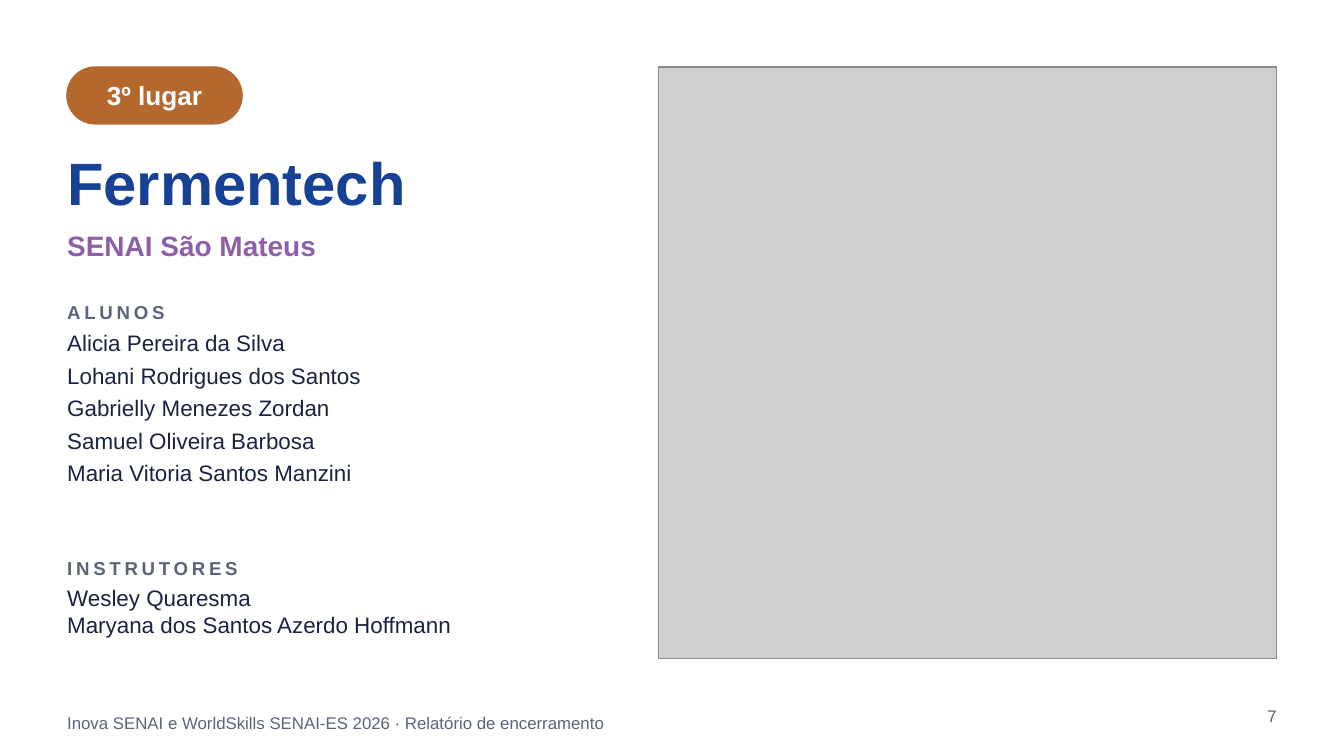
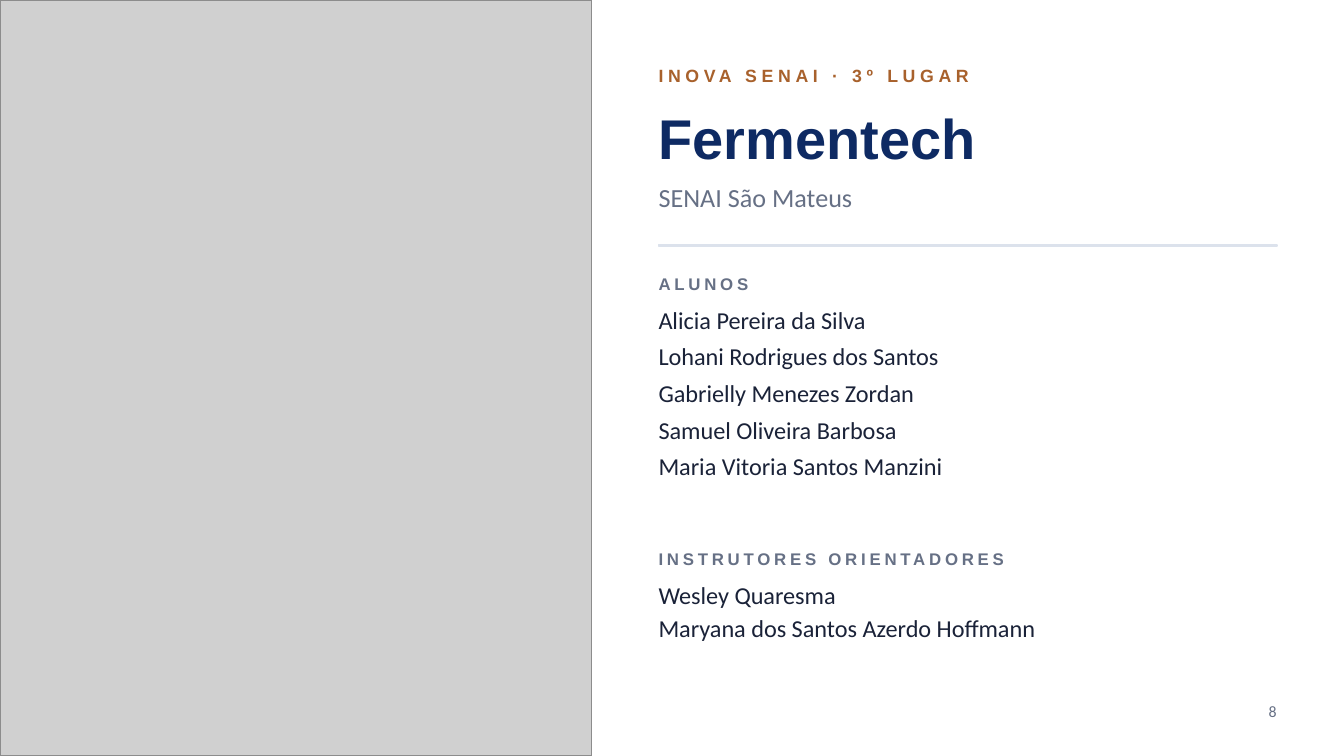
Before and after one commit to renissonsouza-crypto/07-10-26, a slide deck: slide 8 of relatorio-encerramento/Relatorio_Encerramento_Inova_WorldSkills_ES_2026.pptx (slide 7 before the commit). Drawn at 1344x756 pixels with LibreOffice and Linux fonts; fonts in the diff are those of the drawing; grey boxes stand for pictures. Boxes give left, top, right and bottom in pixels: in the first picture for what was removed or moved away, otherwise in the second. Text is boxed around its words. In the diff, an @@ line names an element or a change of style, - is before the commit and + after.

```diff
--- a/relatorio-encerramento/Relatorio_Encerramento_Inova_WorldSkills_ES_2026.pptx
+++ b/relatorio-encerramento/Relatorio_Encerramento_Inova_WorldSkills_ES_2026.pptx
@@ picture: place and size @@
-picture at (659, 67, 1277, 659)
+picture at (0, 0, 591, 755)
@@ rounded rectangle removed at (67, 67, 242, 124) @@
@@ text at (107, 86, 202, 111): text changed; size 14 to 9.5 pt; text colour #FFFFFF to #A8612C @@
-3º lugar
+INOVA SENAI · 3º LUGAR
@@ text "Fermentech": place and size @@
-text "Fermentech" at (67, 161, 405, 206)
+text "Fermentech" at (659, 118, 976, 160)
@@ text "Fermentech" at (659, 118, 976, 160): size 32 to 30 pt, text colour #164194 to #0E2A63 @@
@@ text "SENAI São Mateus": place and size @@
-text "SENAI São Mateus" at (67, 236, 315, 257)
+text "SENAI São Mateus" at (659, 189, 852, 207)
@@ text "SENAI São Mateus" at (659, 189, 852, 207): size 15 to 14 pt, font Arial to Calibri, text colour #8E5FA8 to #667085, bold off @@
@@ text "ALUNOS": place and size @@
-text "ALUNOS" at (67, 306, 164, 319)
+text "ALUNOS" at (659, 278, 749, 290)
@@ text "ALUNOS" at (659, 278, 749, 290): size 10 to 9 pt, text colour #5B6478 to #667085 @@
@@ rectangle added at (659, 245, 1277, 246), fill #DCE2EC, outline #DCE2EC 1 pt @@
@@ text "Alicia Pereira da Silva": place and size @@
-text "Alicia Pereira da Silva" at (67, 334, 361, 482)
+text "Alicia Pereira da Silva" at (659, 312, 942, 475)
@@ text "Alicia Pereira da Silva" at (659, 312, 942, 475): size 12 to 13 pt, font Arial to Calibri, text colour #1B2340 to #1A2238; more space between paragraphs @@
@@ text at (67, 562, 237, 575): text changed; size 10 to 9 pt; text colour #5B6478 to #667085 @@
-INSTRUTORES
+INSTRUTORES ORIENTADORES
@@ text "Wesley Quaresma" at (659, 587, 1035, 641): size 12 to 13 pt, font Arial to Calibri, text colour #1B2340 to #1A2238; more space between paragraphs @@
@@ text "Wesley Quaresma": place and size @@
-text "Wesley Quaresma" at (67, 589, 451, 638)
+text "Wesley Quaresma" at (659, 587, 1035, 641)
@@ text removed at (67, 716, 604, 729) @@
-Inova SENAI e WorldSkills SENAI-ES 2026 · Relatório de encerramento
@@ page number removed at (1267, 710, 1276, 722) @@
-7
@@ page number added at (1269, 706, 1277, 717), 8.5 pt, text #667085 @@
+8
```
Also in this commit, not shown: 9 other slides changed, 8 slides added, 6 slides removed, 1 other file.
